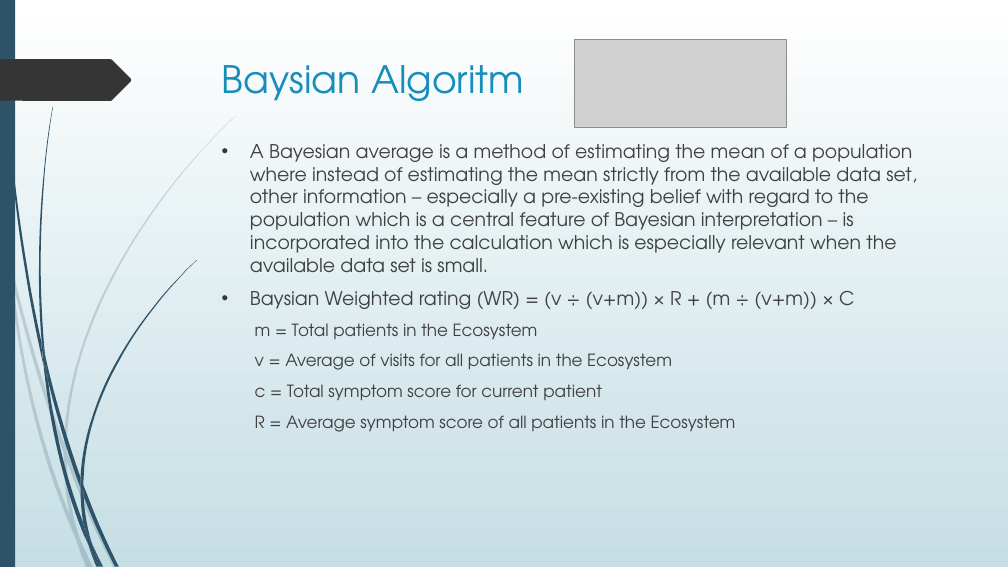
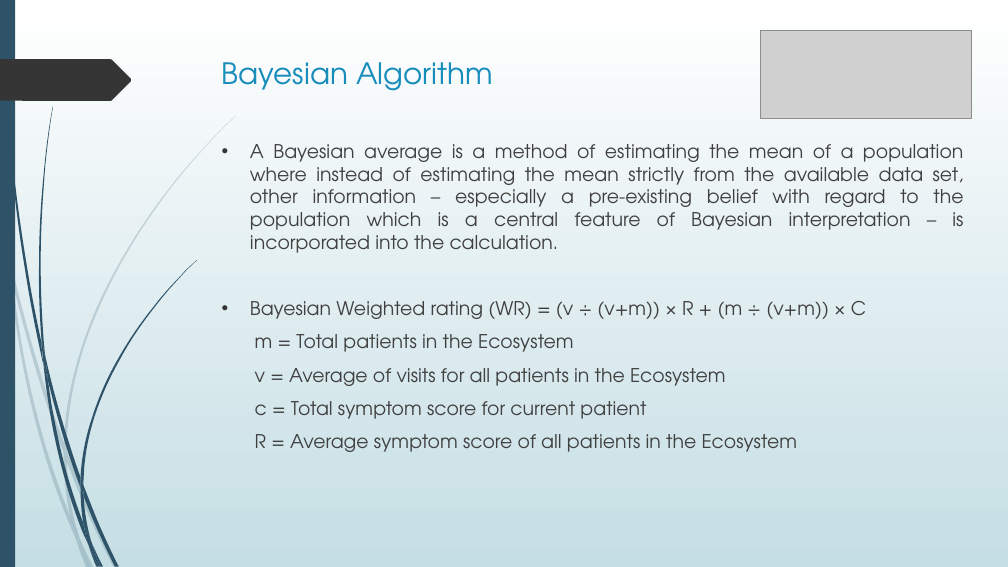
Before and after one commit to shrican/ecosystem-approach-to-opioid-crisis, a slide deck: slide 6 of Ecosystem approach to Opioid Crisis.pptx (slide 4 before the commit). Drawn at 1008x567 pixels with LibreOffice and Linux fonts; fonts in the diff are those of the drawing; grey boxes stand for pictures. Boxes give left, top, right and bottom in pixels: in the first picture for what was removed or moved away, otherwise in the second. Text is boxed around its words. In the diff, an @@ line names an element or a change of style, - is before the commit and + after.

```diff
--- a/Ecosystem approach to Opioid Crisis.pptx
+++ b/Ecosystem approach to Opioid Crisis.pptx
@@ picture: place and size @@
-picture at [575,39,786,127]
+picture at [760,31,972,119]
@@ title at [222,62,493,91]: text changed; size 36 to 28 pt @@
-Baysian Algoritm
+Bayesian Algorithm
@@ text at [250,144,964,319]: text changed @@
-• A Bayesian average is a method of estimating the mean of a population where instead of estimating the mean strictly from the available data set, other information – especially a pre-existing belief with regard to the population which is a central feature of Bayesian interpretation – is incorporated into the calculation which is especially relevant when the available data set is small.
-• Baysian Weighted rating (WR) = (v ÷ (v+m)) × R + (m ÷ (v+m)) × C
+• A Bayesian average is a method of estimating the mean of a population where instead of estimating the mean strictly from the available data set, other information – especially a pre-existing belief with regard to the population which is a central feature of Bayesian interpretation – is incorporated into the calculation.
+• Bayesian Weighted rating (WR) = (v ÷ (v+m)) × R + (m ÷ (v+m)) × C
@@ text at [255,334,798,452]: size 16 to 18 pt in "m = Total patients in the Ecosystem", "v = Average of visits for all ...", "c = Total symptom score for current ...", "R = Average symptom score of all ..."; alignment left to justified @@
```
Also in this commit, not shown: 3 other slides changed, 11 slides added, 5 slides removed, 4 other files.
